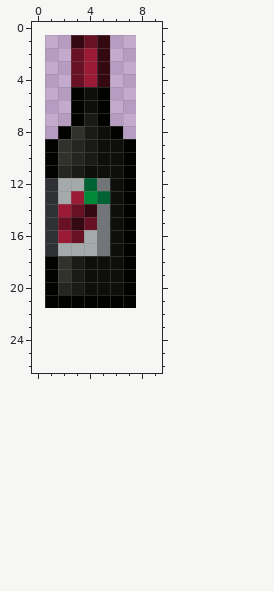
A pixel-art sprite gets an edit: Items/Usable/Potions/WineBottle.png. Above: the version before the commit.
The file is 14x42 pixels, drawn in blocks of 2x2; one block is one cell here. Colours within 5 levels of each other are drawn and written as one. The old version is drawn lined up with the new one, on the new canvas.
The result:
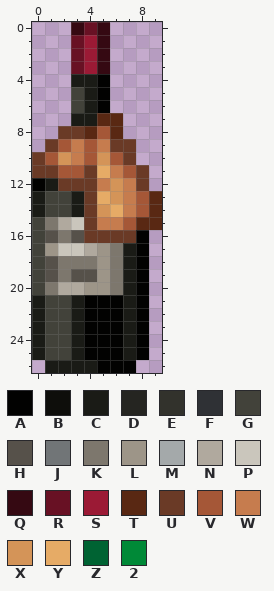
Palette (. is transparent): A #020201  B #0e0e0b  C #1a1b16  D #252521  E #32322c  F #2f3135  G #42423a  H #56514a  J #717577  K #7d776d  L #9d9588  M #a4a9aa  N #b0a99e  P #cac6bc  Q #350912  R #681124  S #9b1a35  T #592813  U #6a3a26  V #a55737  W #c67c4e  X #d49458  Y #e6ab66  Z #006333  2 #008937
Edits made:
canvas 7x21 -> 10x27, the old top-left corner now at 1,1
Changed rows in their new state; - is an unchanged pixel.
first column x 0:
 0 ---QRQ----
 1 ---RS-----
 4 ---CCA----
 5 ---GC-----
 6 ---GC-----
 7 ---C-TT---
 8 --UUTVT---
 9 -UVWVWUU--
10 UVXWVXVU--
11 UUVVUYWVU-
12 ACUUUWXWU-
13 CGGCUYXWVT
14 CGGCUXYWVT
15 GKNPUWWVTT
16 GHKHUUUUA-
17 GLPPNLKCA-
18 GHKKKLKCA-
19 GHKHHLKCA-
20 GKNNLLKCA-
21 CGGC---CA-
22 CGGCAAACA-
23 CGGCAAACA-
24 CGGCAAACA-
25 CGGCAAACA-
26 -CCCCAAA--
